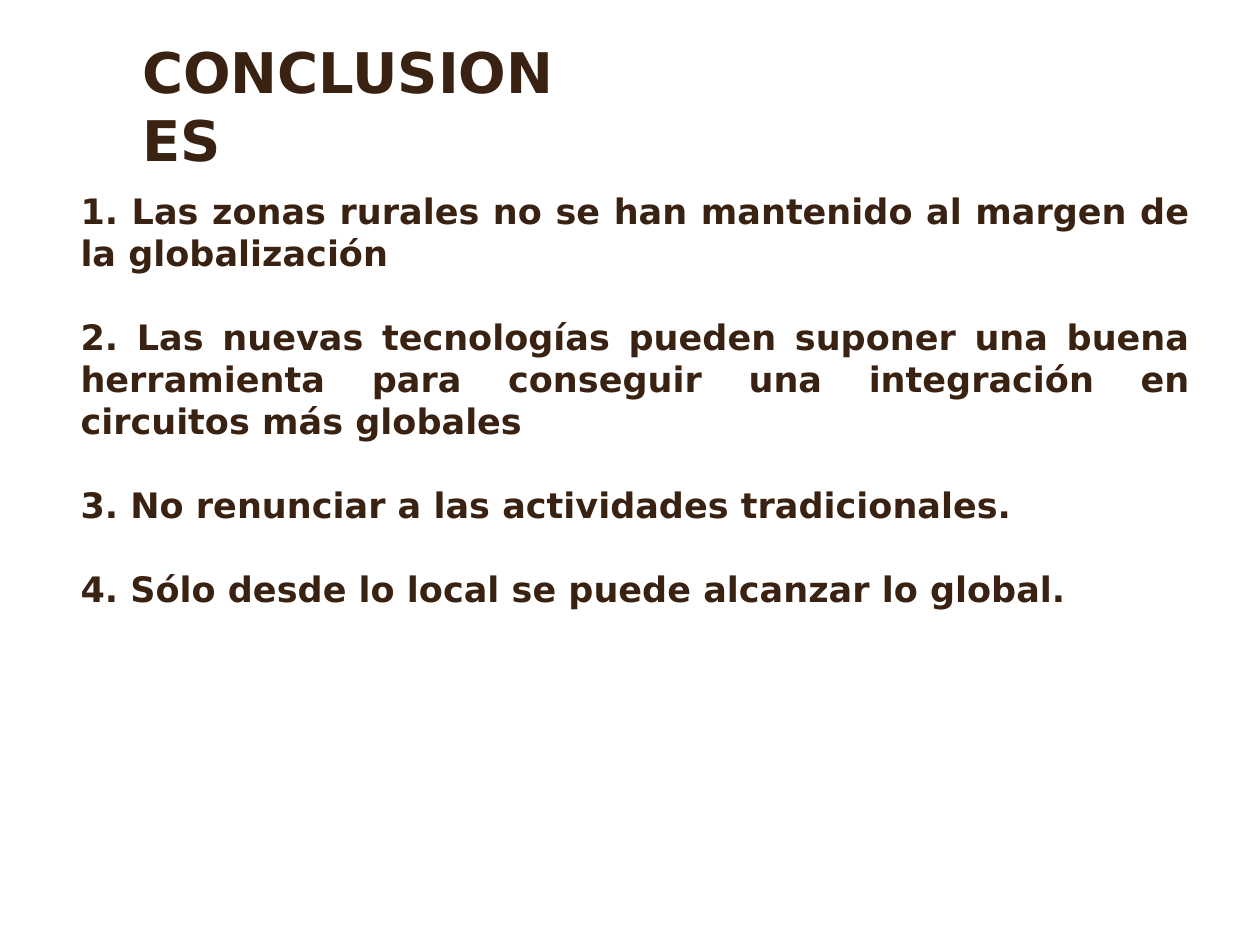
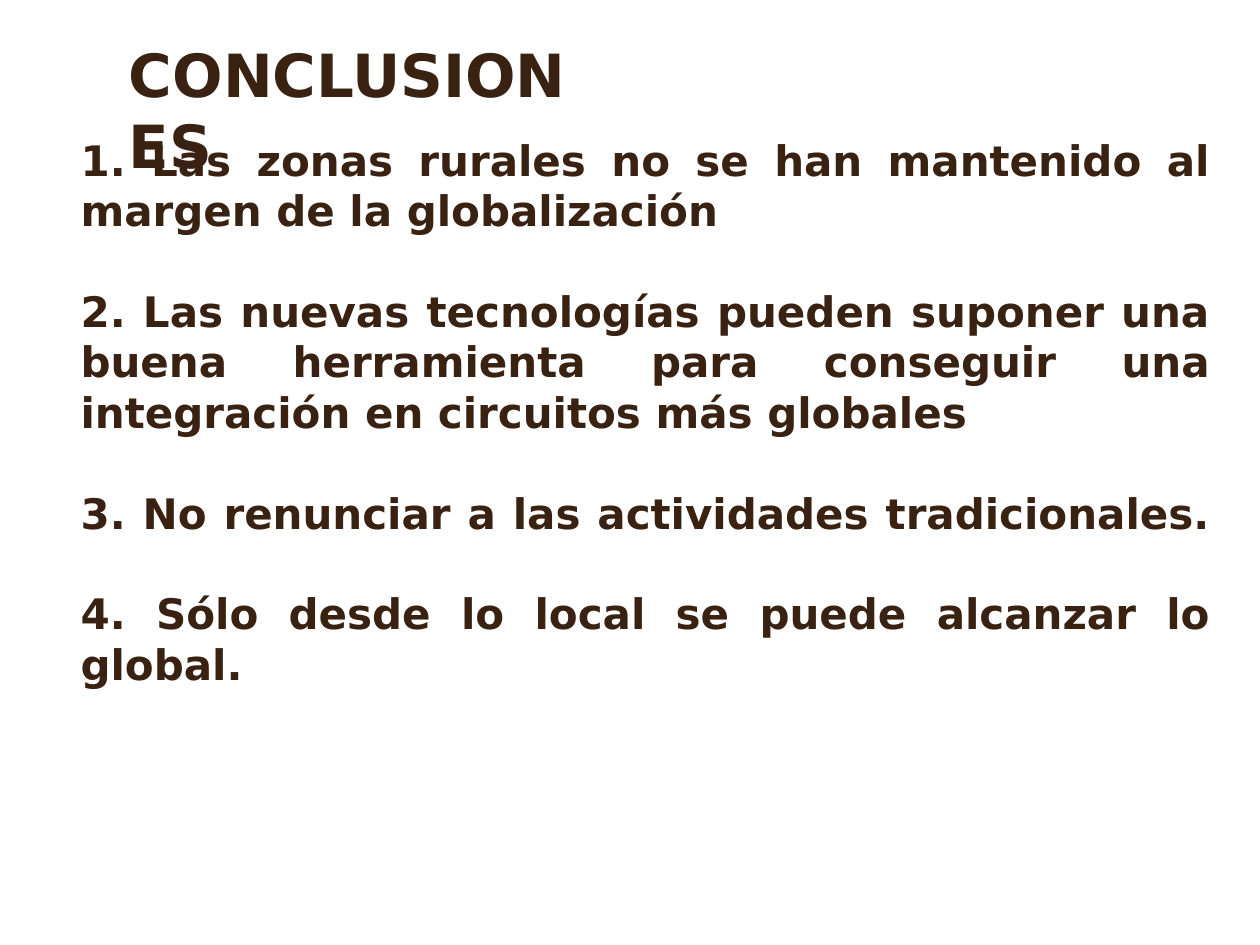
Before and after one commit to vicrosa25/trabajoTIS, a slide deck: slide 21 of Para enviar/presentación.ppt (slide 19 before the commit). Drawn at 1260x945 pixels with LibreOffice and Linux fonts; fonts in the diff are those of the drawing; background and template pictures are left out. Boxes give left, top, right and bottom in pixels: in the first picture for what was removed or moved away, otherwise in the second. Text is boxed around its words. In the diff, an @@ line names an element or a change of style, - is before the commit and + after.

```diff
--- a/Para enviar/presentación.ppt
+++ b/Para enviar/presentación.ppt
@@ text "CONCLUSIONES" moved from (x1=130, y1=32, x2=596, y2=112) to (x1=116, y1=32, x2=609, y2=116) @@
@@ text "CONCLUSIONES" at (x1=116, y1=32, x2=609, y2=116): size 32 to 34 pt @@
@@ text "1. Las zonas rurales no ..." moved from (x1=81, y1=197, x2=1190, y2=610) to (x1=81, y1=141, x2=1210, y2=638) @@
@@ text "1. Las zonas rurales no ..." at (x1=81, y1=141, x2=1210, y2=638): size 20 to 24 pt @@
```
Also in this commit, not shown: 14 other slides changed, 2 slides added.
